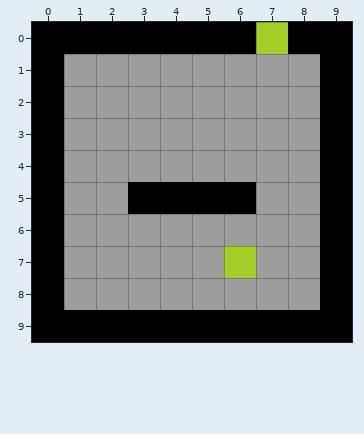
Tiled map (JSON): public/maps/map1.json. Above: the version before the commit.
Cells are 32x32 px. Shown: x 0..9, y 0..9.
New version:
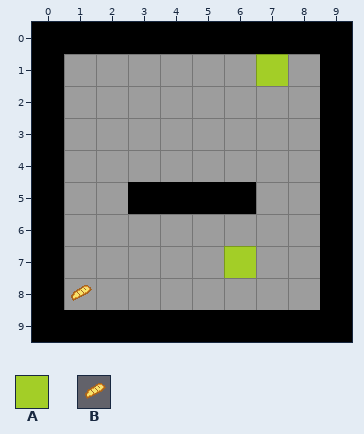
Key: from "Basic": A 4, B 90.
Objects are placed by their top-left corner, in cells (3,4 is the top-left corner of cell 3,4); size is 1x1 cell unless given.
The commit says: updated event detection
Changes in this commit:
Layer "Events":
Object A "Door_event" at 7,0 becomes A "Door_event" at 7,1.
A new object: B at 1,8.
Where, in picture pixels (left, top, right, bottom), the same in both pictures:
changed: (256, 22, 288, 86)
added: (71, 285, 92, 301)
